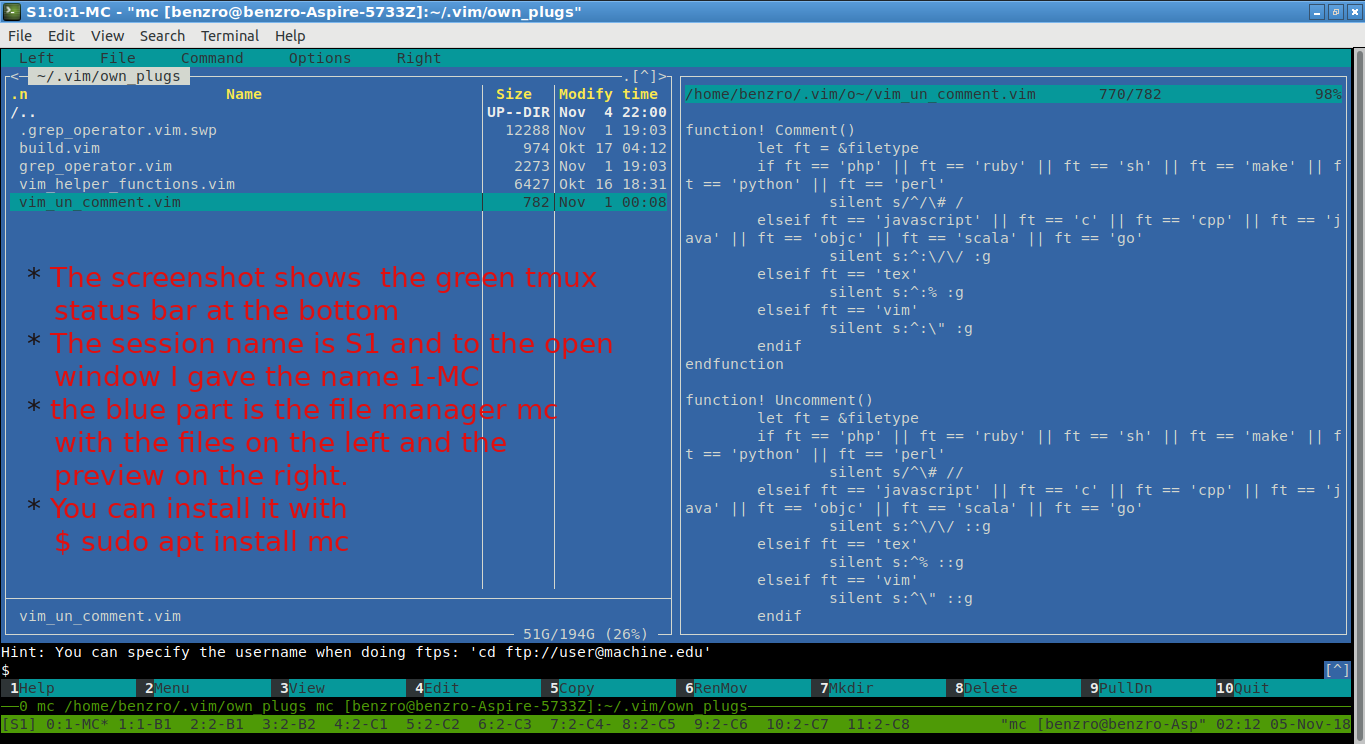
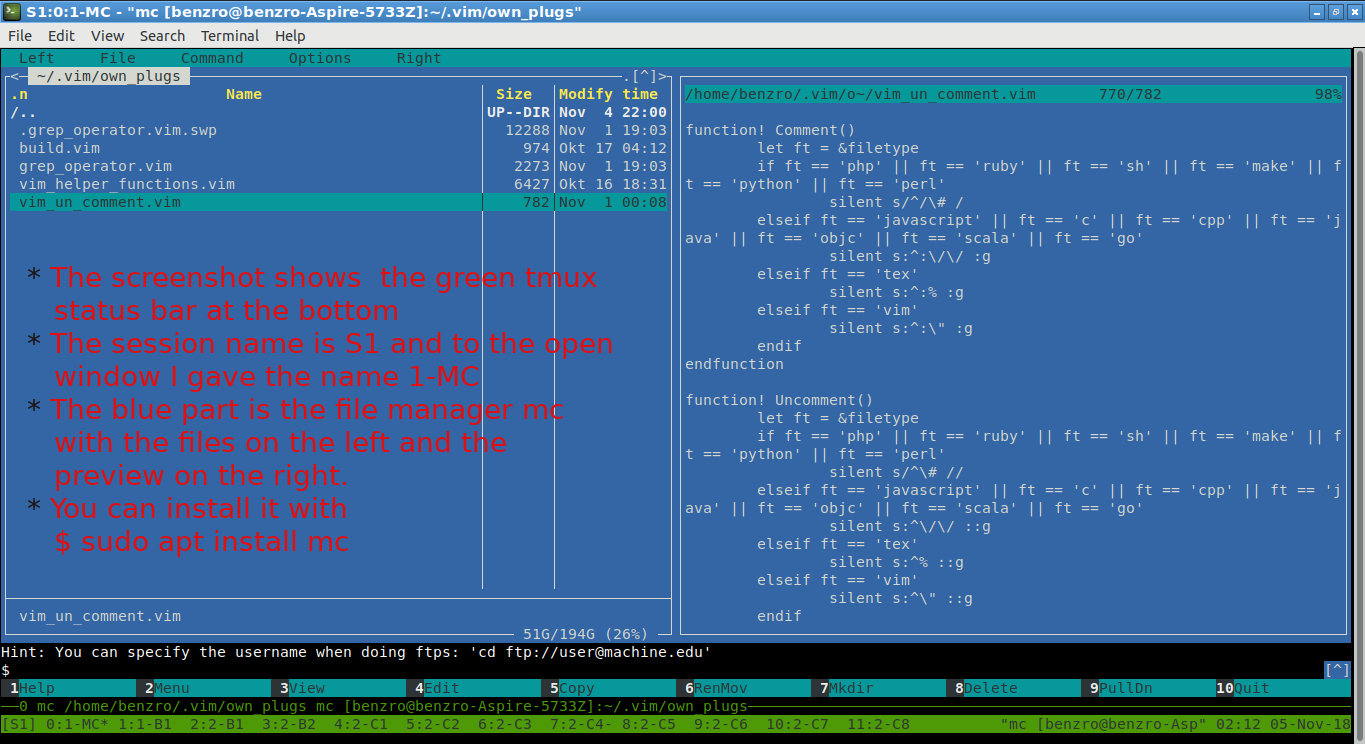
Before/after of a 1365×744 layered artwork. What changed in the layer stack:
painted on "* The screenshot shows the gr..." over (49, 398, 563, 425)
